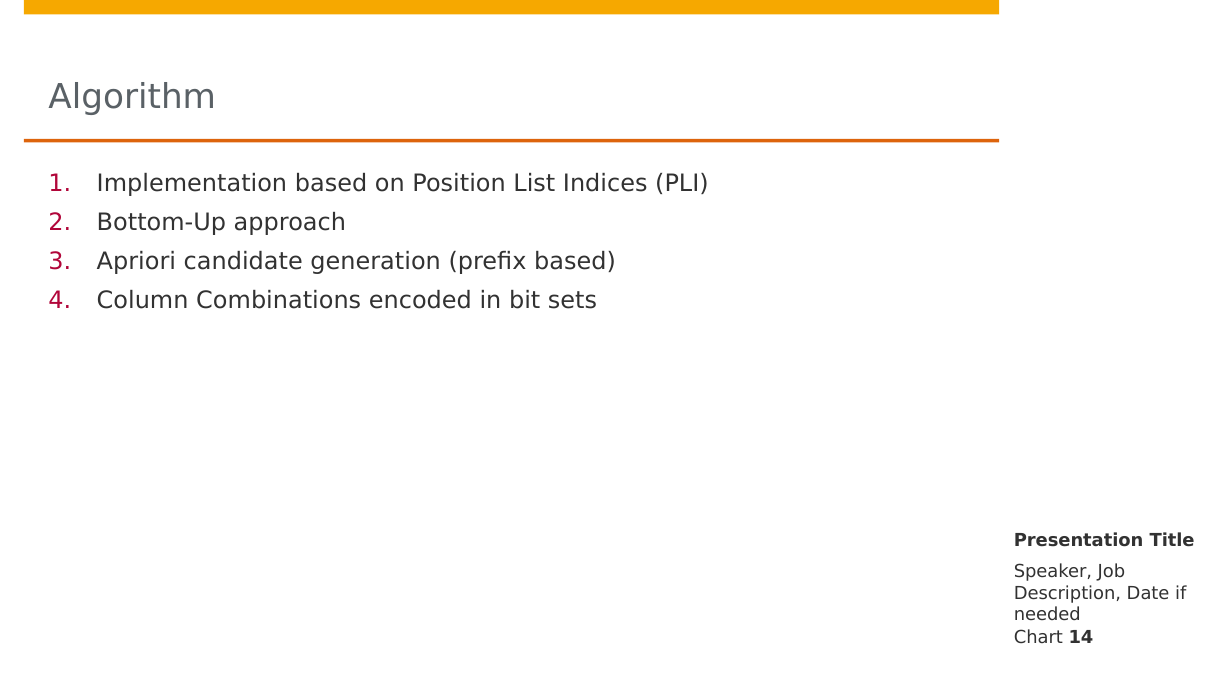
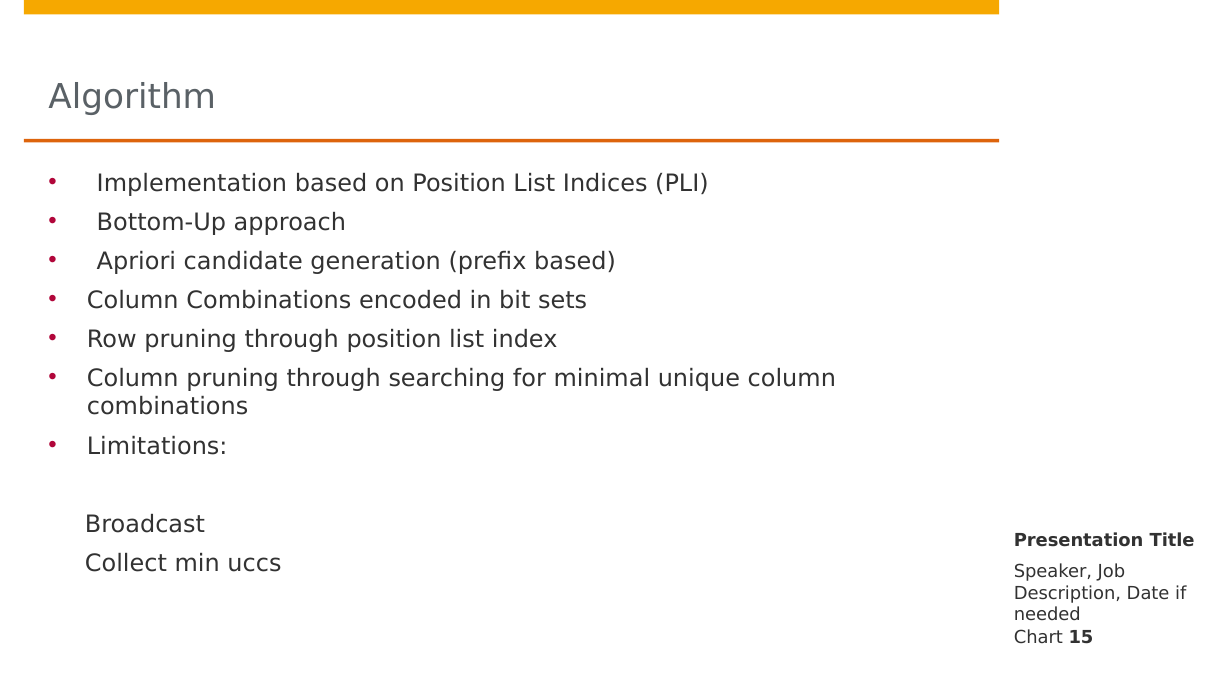
Before and after one commit to DBDA15/data-profiling, a slide deck: slide 15 of presentation.pptx (slide 14 before the commit). Drawn at 1232x693 pixels with LibreOffice and Linux fonts; fonts in the diff are those of the drawing; background and template pictures are left out. Boxes give left, top, right and bottom in pixels: in the first picture for what was removed or moved away, otherwise in the second. Text is boxed around its words. In the diff, an @@ line names an element or a change of style, - is before the commit and + after.

```diff
--- a/presentation.pptx
+++ b/presentation.pptx
@@ text at bbox=[87, 172, 709, 309]: bullet 1. to • @@
@@ text at bbox=[85, 328, 836, 572]: paragraphs added @@
+• Row pruning through position list index
+• Column pruning through searching for minimal unique column combinations
+• Limitations:
+  Broadcast
+  Collect min uccs
@@ page number at bbox=[1014, 629, 1094, 644]: text changed @@
-Chart 14
+Chart 15
```
Also in this commit, not shown: 7 other slides changed, 8 slides removed.
